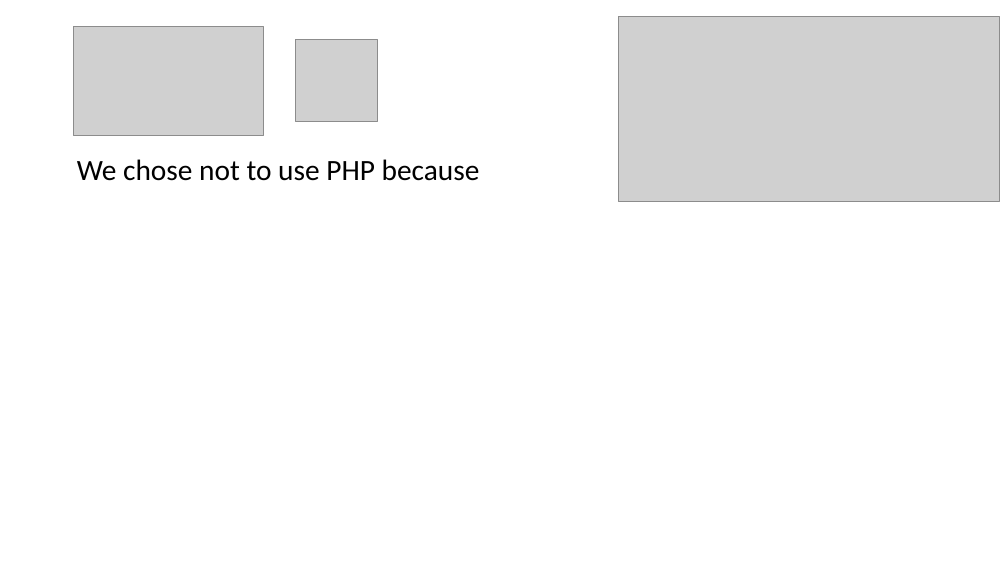
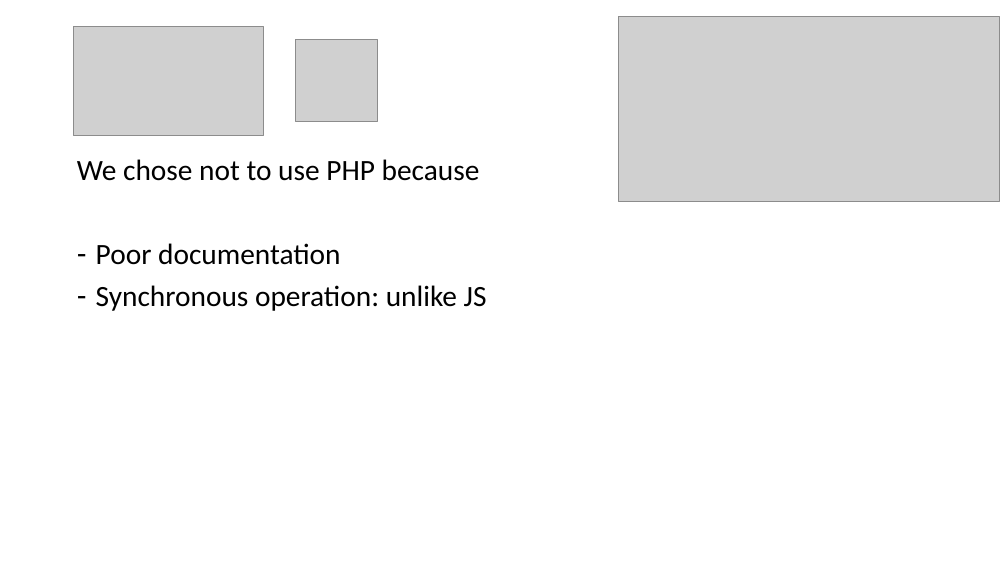
Before and after one commit to Adv-Web-Restaurant-Group3/Paperless-Restaurant, a slide deck: slide 5 of doc/presentation.pptx. Drawn at 1008x567 pixels with LibreOffice and Linux fonts; fonts in the diff are those of the drawing; grey boxes stand for pictures. Boxes give left, top, right and bottom in pixels: in the first picture for what was removed or moved away, otherwise in the second. Text is boxed around its words. In the diff, an @@ line names an element or a change of style, - is before the commit and + after.

```diff
--- a/doc/presentation.pptx
+++ b/doc/presentation.pptx
@@ text at (96,243,487,311): paragraphs added @@
+– Poor documentation
+– Synchronous operation: unlike JS
```
Also in this commit, not shown: 1 slide removed, 3 other files.
